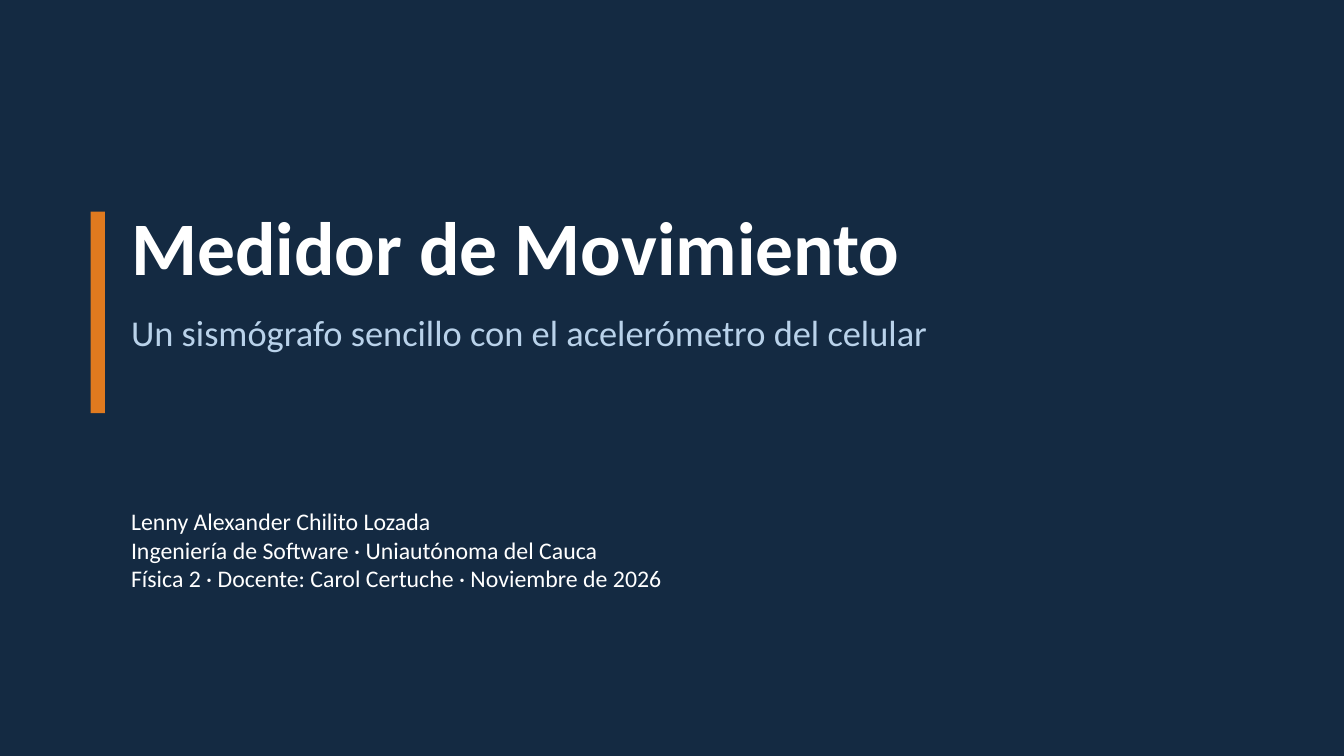
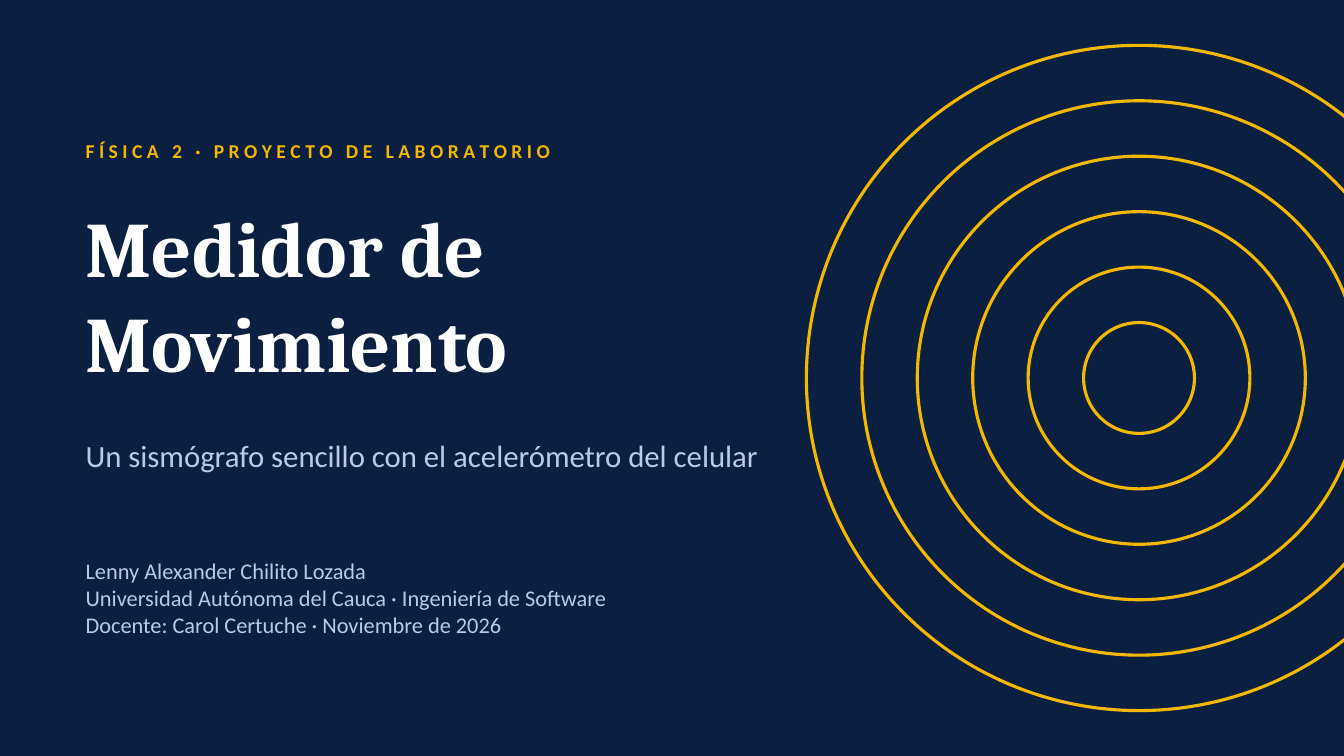
Before and after one commit to lennychilito321/MotionMeter, a slide deck: slide 1 of PRESENTACION_Medidor_Movimiento.pptx. Drawn at 1344x756 pixels with LibreOffice and Linux fonts; fonts in the diff are those of the drawing. Boxes give left, top, right and bottom in pixels: in the first picture for what was removed or moved away, otherwise in the second. Text is boxed around its words. In the diff, an @@ line names an element or a change of style, - is before the commit and + after.

```diff
--- a/PRESENTACION_Medidor_Movimiento.pptx
+++ b/PRESENTACION_Medidor_Movimiento.pptx
@@ background #142A42 to #0B2040 @@
@@ ellipse added at bbox=[807, 45, 1344, 711], outline #F5B800 2.25 pt @@
@@ ellipse added at bbox=[862, 101, 1344, 655], outline #F5B800 2.25 pt @@
@@ text added at bbox=[86, 142, 550, 158], 14 pt, text #F5B800, bold @@
+F Í S I C A 2 · P R O Y E C T O D E L A B O R A T O R I O
@@ ellipse added at bbox=[918, 156, 1344, 600], outline #F5B800 2.25 pt @@
@@ text at bbox=[86, 222, 508, 373]: text changed; size 54 to 56 pt; font Calibri to Cambria @@
-Medidor de Movimiento
+Medidor de
+Movimiento
@@ rectangle removed at bbox=[91, 212, 105, 413] @@
@@ ellipse added at bbox=[973, 212, 1306, 544], outline #F5B800 2.25 pt @@
@@ ellipse added at bbox=[1028, 267, 1250, 489], outline #F5B800 2.25 pt @@
@@ ellipse added at bbox=[1084, 323, 1195, 434], outline #F5B800 2.25 pt @@
@@ text "Un sismógrafo sencillo con el ...": place and size @@
-text "Un sismógrafo sencillo con el ..." at bbox=[131, 320, 927, 352]
+text "Un sismógrafo sencillo con el ..." at bbox=[86, 445, 758, 473]
@@ text "Un sismógrafo sencillo con el ..." at bbox=[86, 445, 758, 473]: size 26 to 22 pt, text colour #B9D2EA to #B9CBE6 @@
@@ text "Lenny Alexander Chilito Lozada": place and size @@
-text "Lenny Alexander Chilito Lozada" at bbox=[131, 513, 661, 587]
+text "Lenny Alexander Chilito Lozada" at bbox=[86, 563, 606, 633]
@@ text at bbox=[86, 563, 365, 583]: size 17 to 16 pt, text colour #FFFFFF to #B9CBE6 in "Lenny Alexander Chilito Lozada" @@
@@ text at bbox=[86, 590, 606, 633]: text changed; size 17 to 16 pt; text colour #FFFFFF to #B9CBE6 @@
-Ingeniería de Software · Uniautónoma del Cauca
-Física 2 · Docente: Carol Certuche · Noviembre de 2026
+Universidad Autónoma del Cauca · Ingeniería de Software
+Docente: Carol Certuche · Noviembre de 2026
```
Also in this commit, not shown: 16 other slides changed.
